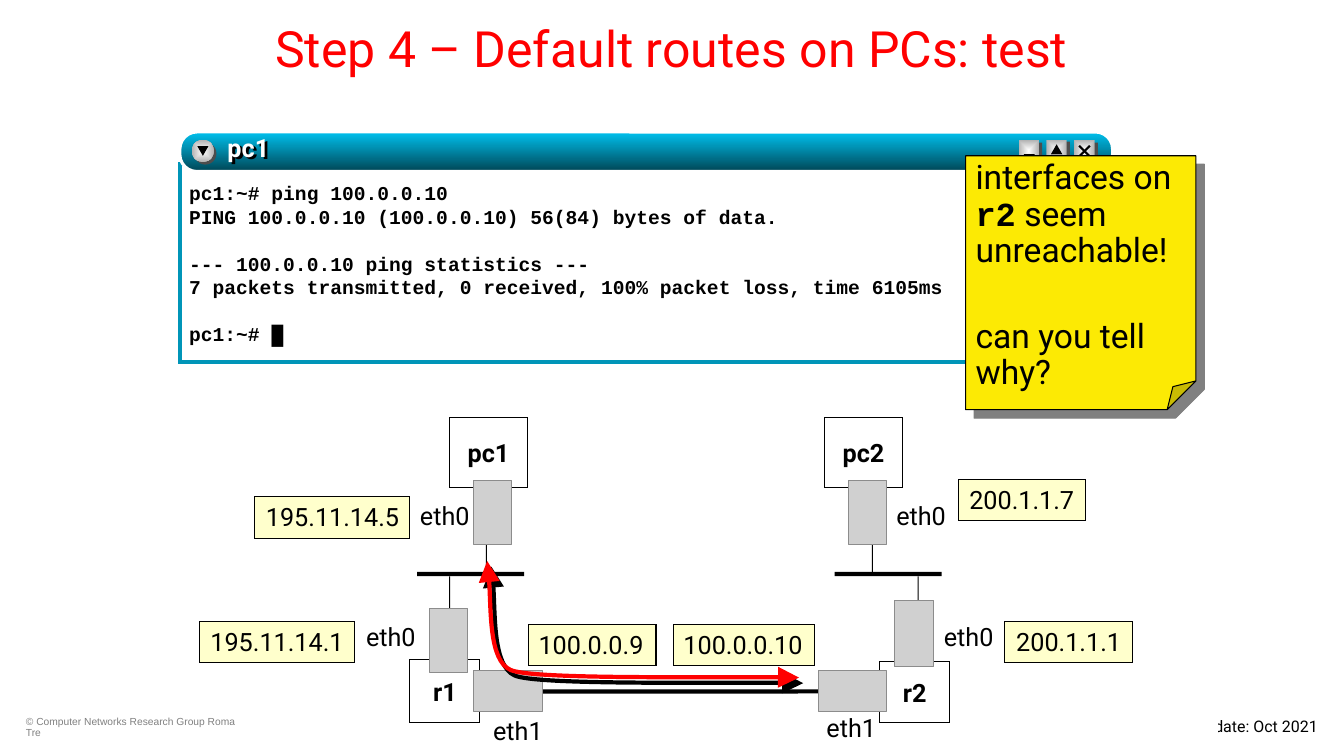
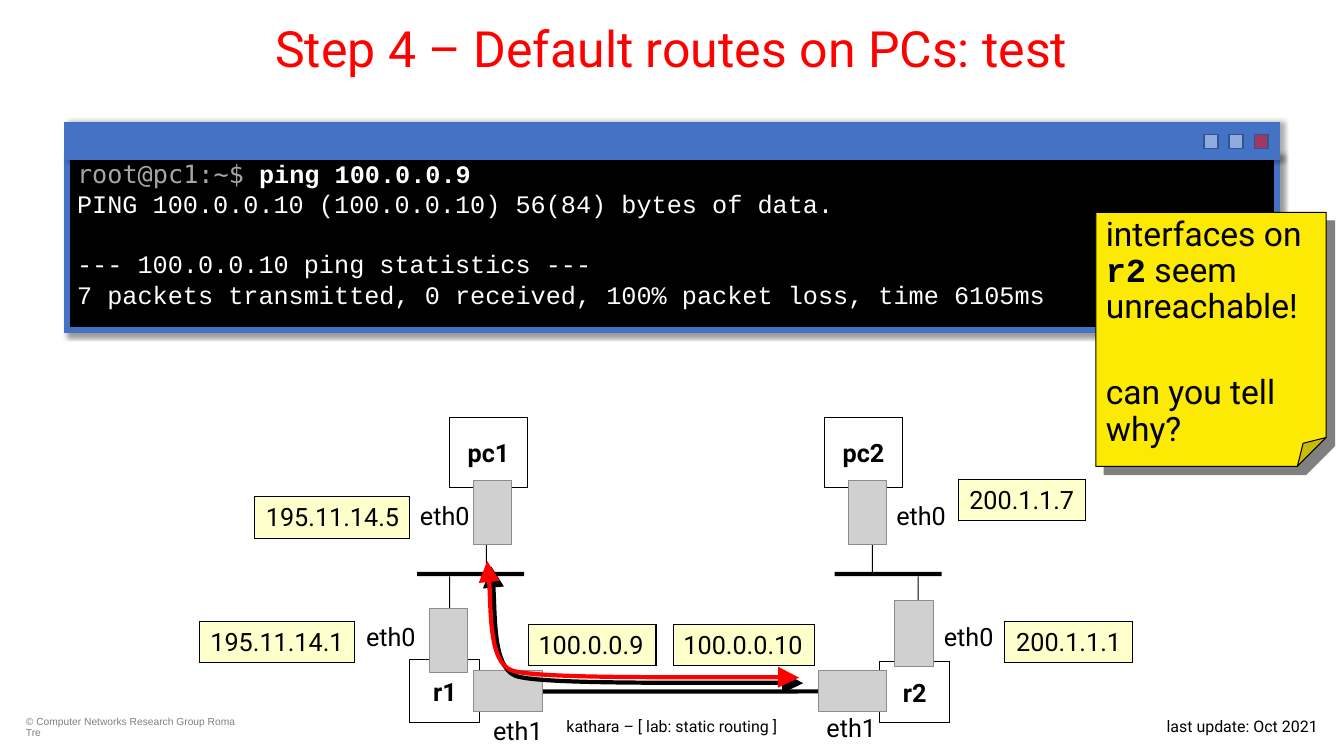
Before and after one commit to KatharaFramework/Kathara-Labs, a slide deck: slide 11 of main-labs/basic-topics/static-routing/004-kathara-lab_static-routing.pptx. Drawn at 1344x756 pixels with LibreOffice and Linux fonts; fonts in the diff are those of the drawing; grey boxes stand for pictures. Boxes give left, top, right and bottom in pixels: in the first picture for what was removed or moved away, otherwise in the second. Text is boxed around its words. In the diff, an @@ line names an element or a change of style, - is before the commit and + after.

Commit message:
Update static lab to use new commands

```diff
--- a/main-labs/basic-topics/static-routing/004-kathara-lab_static-routing.pptx
+++ b/main-labs/basic-topics/static-routing/004-kathara-lab_static-routing.pptx
@@ group removed at (179,132,1112,362): 7 rectangles, 4 lines, 2 ellipses, 2 triangles, 1 rounded rectangle, 1 text @@
-pc1
@@ group added at (68,125,1277,156): 4 rectangles @@
@@ rectangle "root@pc1:~$ ping 100.0.0.9": place and size @@
-rectangle "root@pc1:~$ ping 100.0.0.9" at (189,186,943,345)
+rectangle "root@pc1:~$ ping 100.0.0.9" at (68,153,1277,331)
@@ rectangle "root@pc1:~$ ping 100.0.0.9" at (68,153,1277,331): fill none to #000000; outline none to #4472C4 4.5 pt; shadow on @@
@@ text in rectangle at (77,164,471,189): text changed; size 14 to 18 pt; text colour #000000 to #FFFFFF @@
-pc1:~# ping 100.0.0.10
+root@pc1:~$ ping 100.0.0.9
@@ text in rectangle at (77,194,1045,310): size 14 to 18 pt, text colour #000000 to #FFFFFF, bold off in "PING 100.0.0.10 (100.0.0.10) 56(84) bytes of data.", "--- 100.0.0.10 ping statistics ---", "7 packets transmitted, 0 received, 100% packet ..." @@
@@ folded corner "interfaces on r2 seem unreachable!": place and size @@
-folded corner "interfaces on r2 seem unreachable!" at (966,156,1196,410)
+folded corner "interfaces on r2 seem unreachable!" at (1096,213,1326,467)
@@ text in rectangle at (189,328,260,345): paragraph removed @@
-pc1:~# █
@@ rectangle removed at (347,704,1219,756) @@
@@ text added at (566,720,769,736), 11.4 pt, text #000000 @@
+kathara – [ lab: static routing ]
```
Also in this commit, not shown: 13 other slides changed, 1 other file.
